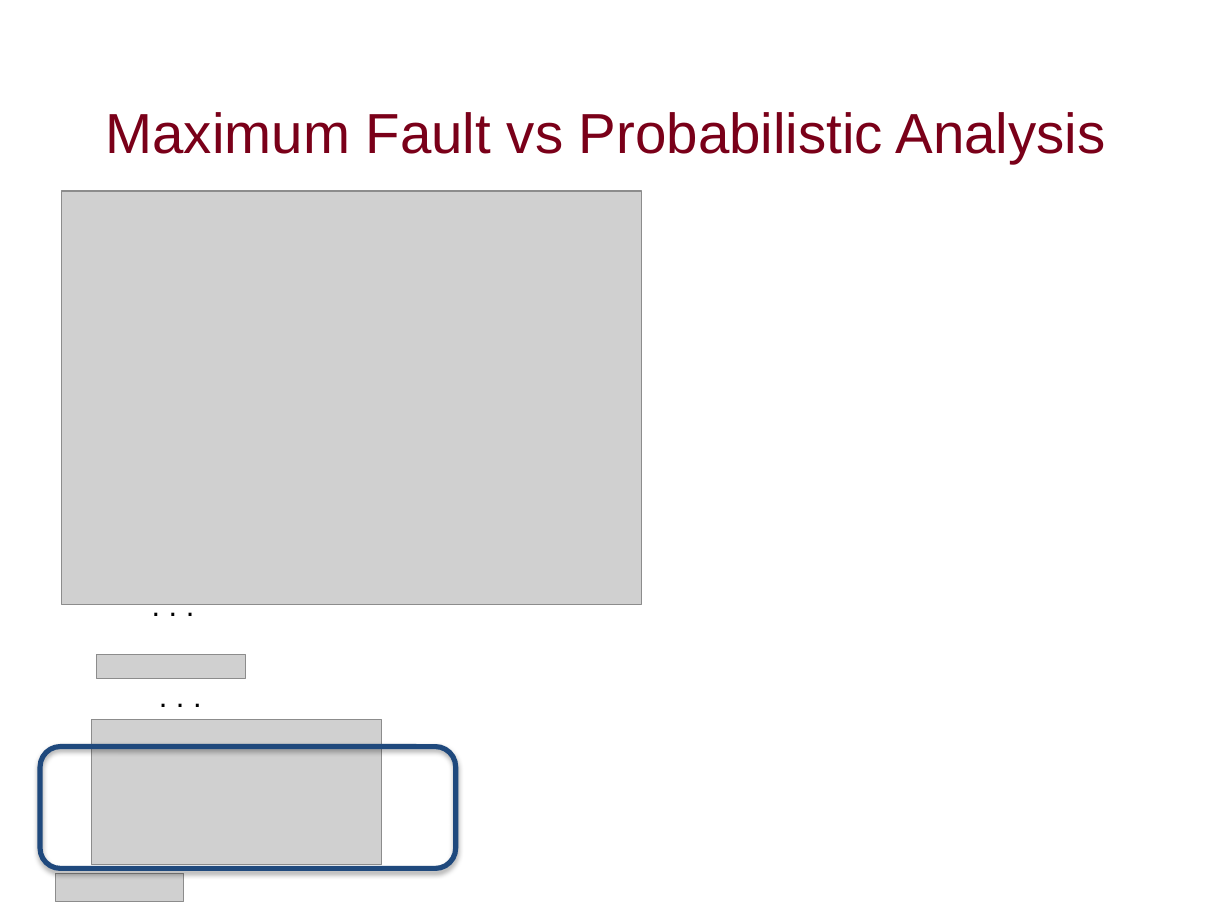
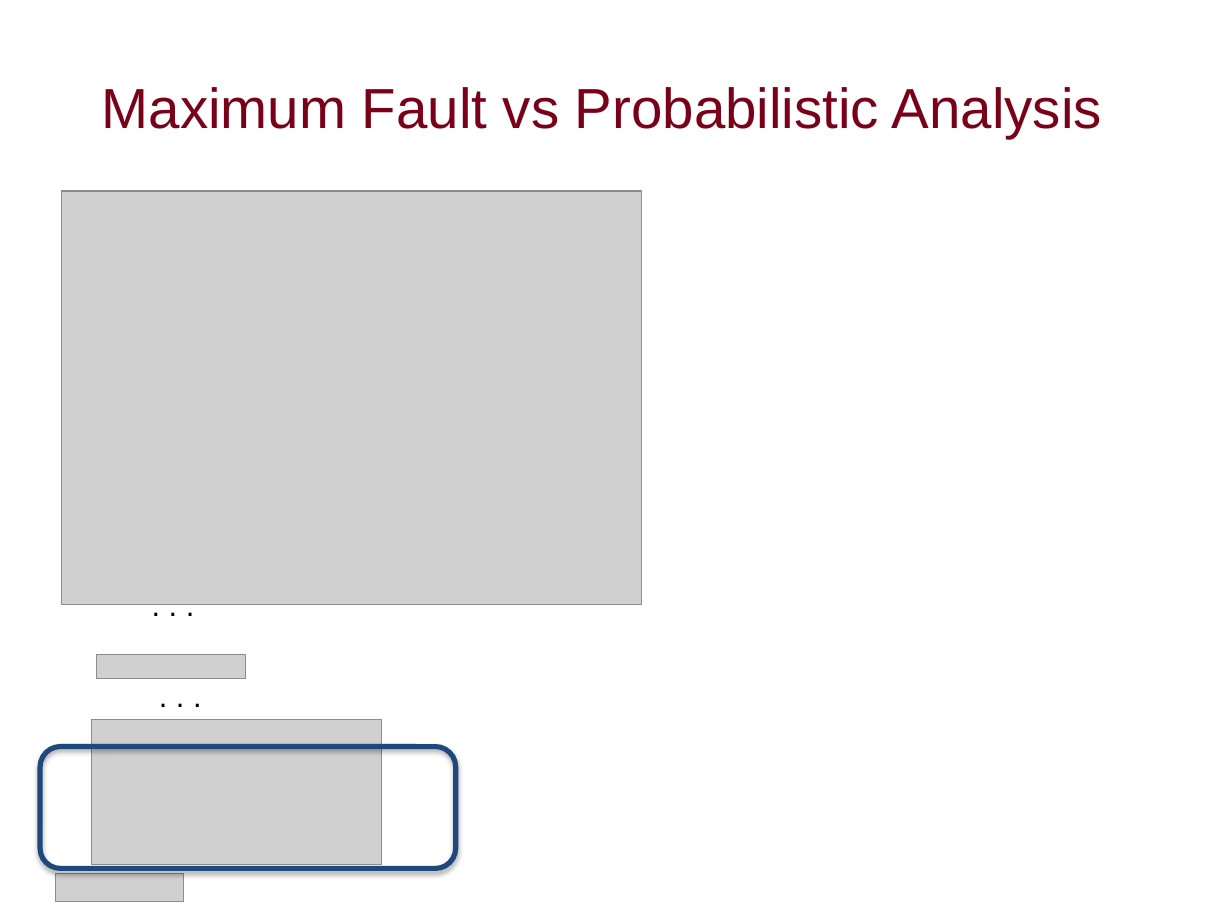
Before and after one commit to dkstewart/Presentations, a slide deck: slide 29 of thesis_overview_2019.pptx. Drawn at 1232x924 pixels with LibreOffice and Linux fonts; fonts in the diff are those of the drawing; grey boxes stand for pictures; background and template pictures are left out. Boxes give left, top, right and bottom in pixels: in the first picture for what was removed or moved away, otherwise in the second. Text is boxed around its words. In the diff, an @@ line names an element or a change of style, - is before the commit and + after.

```diff
--- a/thesis_overview_2019.pptx
+++ b/thesis_overview_2019.pptx
@@ title "Maximum Fault vs Probabilistic Analysis": place and size @@
-title "Maximum Fault vs Probabilistic Analysis" at (106,112,1106,163)
+title "Maximum Fault vs Probabilistic Analysis" at (102,87,1102,138)
```
Also in this commit, not shown: 5 other slides changed.
